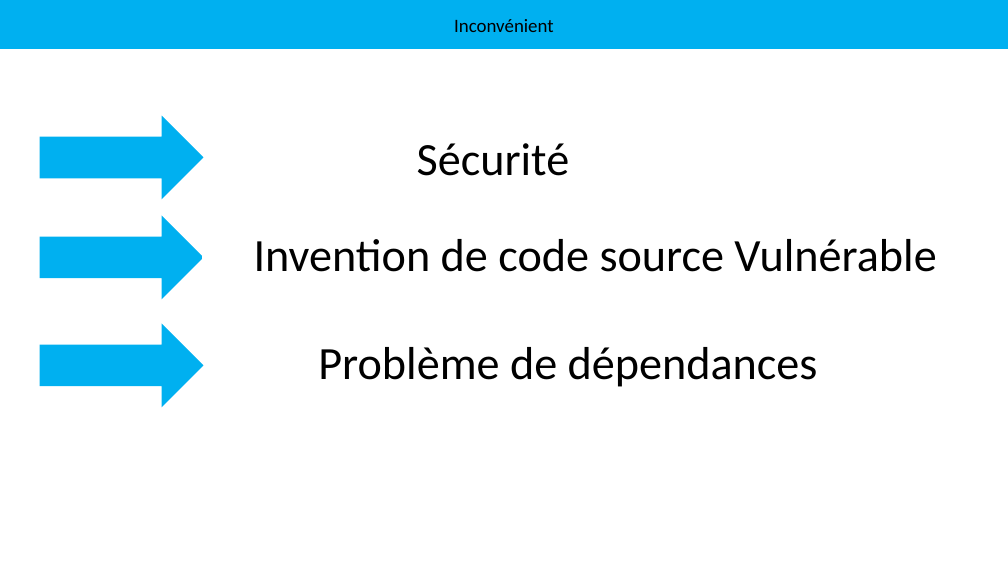
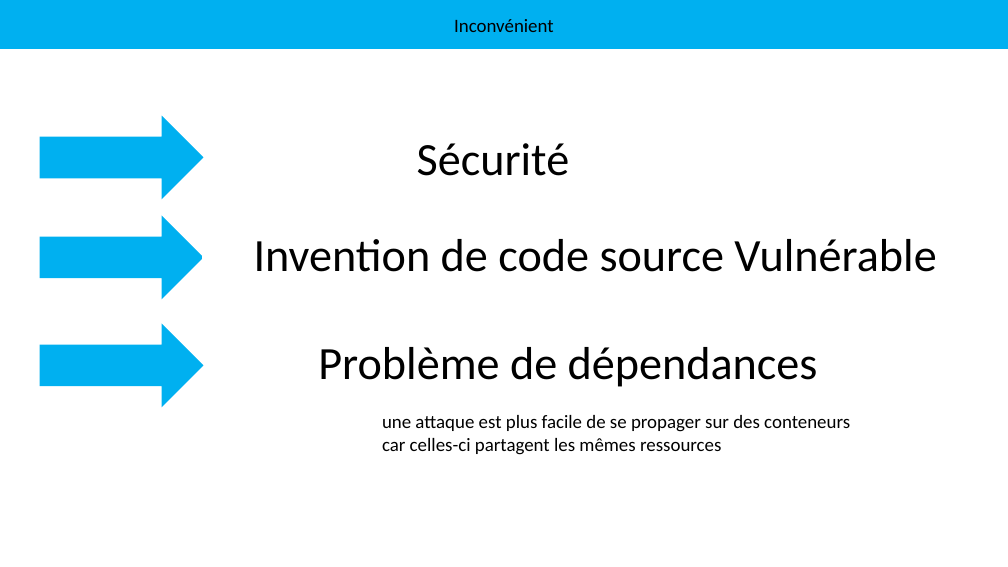
Before and after one commit to bayendemba/Docker, a slide deck: slide 7 of Docker.pptx. Drawn at 1008x567 pixels with LibreOffice and Linux fonts; fonts in the diff are those of the drawing. Boxes give left, top, right and bottom in pixels: in the first picture for what was removed or moved away, otherwise in the second. Text is boxed around its words. In the diff, an @@ line names an element or a change of style, - is before the commit and + after.

```diff
--- a/Docker.pptx
+++ b/Docker.pptx
@@ text added at <box>382,415,850,455</box>, 18 pt, text #000000 @@
+une attaque est plus facile de se propager sur des conteneurs car celles-ci partagent les mêmes ressources
```
